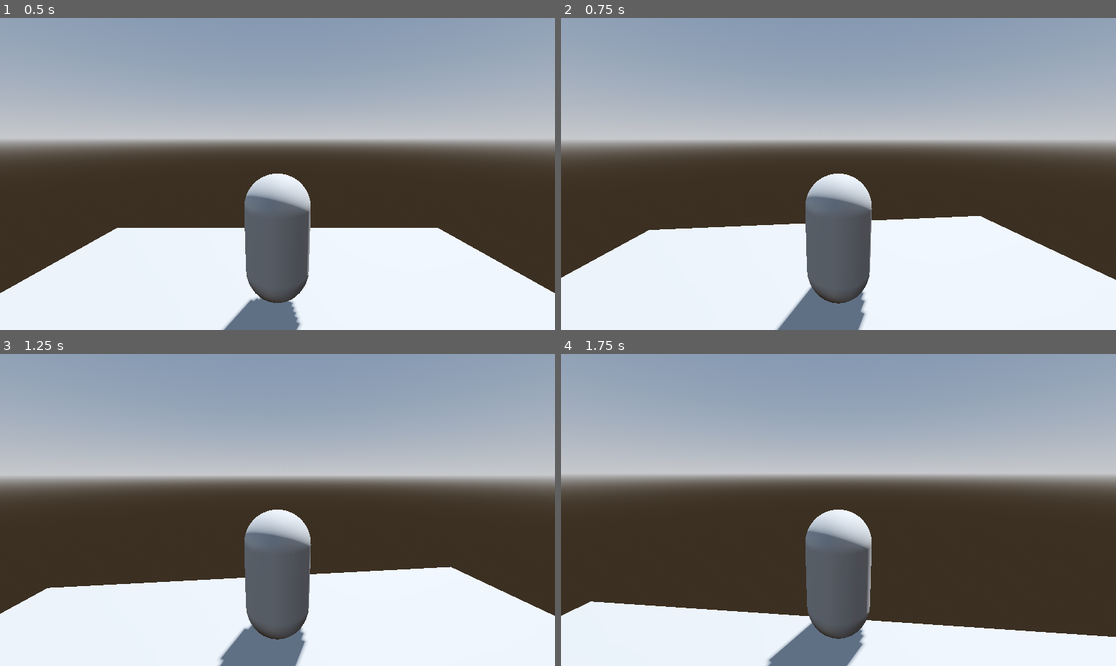
Above: before the commit, frames 1-4 (two rows, left to right).
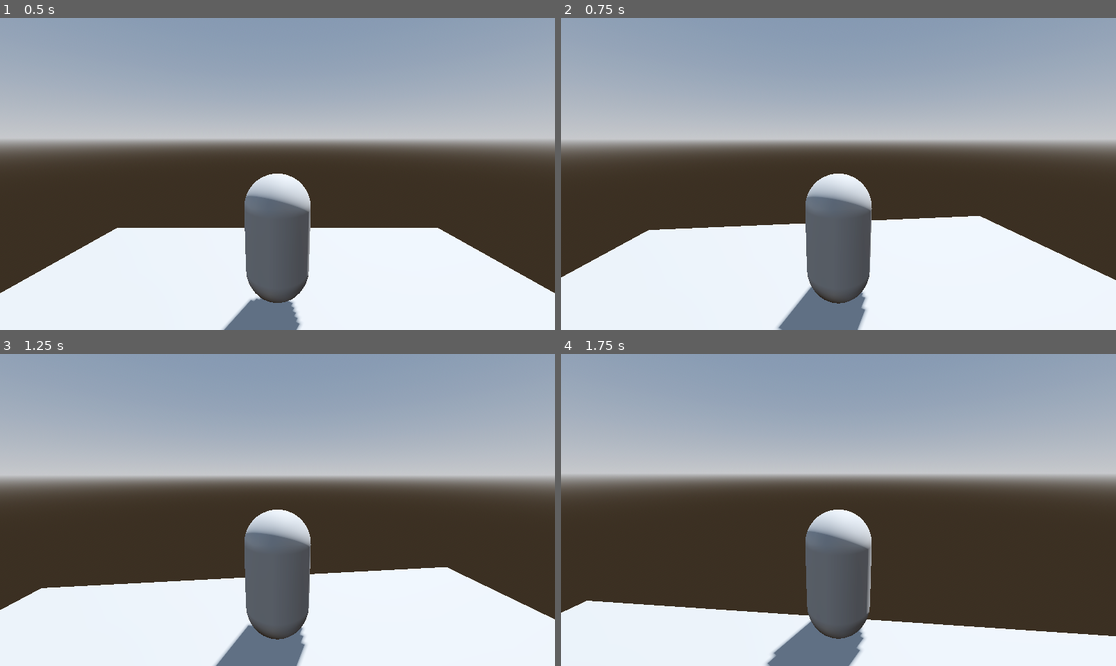
Above: after the commit, the same moments.

Repository: echoEscape/obsidian
Game: Godot game, scene res://game.tscn
Two runs of this game, one before a commit and one after it. Both use one fixed random seed, a clock stepped at 60 frames per second and the inputs below. The project has no main scene, so this scene is started directly.
Inputs (mouse positions are in pixels of both pictures, inside the frame that each line leads up to):
- Up to frame 1 (0.5 s): no input
- Up to frame 2 (0.75 s): move the mouse to (866, 174) at 0.52 s; hold W (move_forward) from 0.53 s (still down)
- Up to frame 3 (1.25 s): keep holding W (move_forward)
- Up to frame 4 (1.75 s): keep holding W (move_forward); move the mouse to (810, 510) at 1.27 s

Frame 1 is identical in both runs. In frame 2, 0.1% of the frame differs, in the area x 0-100%, y 63-100%; in frame 3, 0.4%; in frame 4, 0.4%, in the area x 0-100%, y 79-100%.

Commit message:
Turn character with camera for WASD by using basis

Diff:
--- a/scr_char_rigid_test.gd
+++ b/scr_char_rigid_test.gd
@@ -3,6 +3,9 @@
 var mouse_sensitivity := 0.001
 var twist_input := 0.0
 var pitch_input := 0.0
+
+@onready var onr_twist_pivot := $TwistPivot
+@onready var onr_pitch_pivot := $TwistPivot/PitchPivot
 
 # Called when the node enters the scene tree for the first time.
 func _ready():
@@ -15,19 +18,18 @@
 	input.x = Input.get_axis("move_left", "move_right")
 	input.z = Input.get_axis("move_forward", "move_backward")
 
-	apply_central_force(input * 1200.0 * delta)
+	#Use Basis of Camera to move character with camera for WASD adjusting to where camera is looking
+	apply_central_force(onr_twist_pivot.basis * input * 1200.0 * delta)
 
 	if Input.is_action_just_pressed("ui_cancel"):
 		Input.set_mouse_mode(Input.MOUSE_MODE_VISIBLE)
 
-	$TwistPivot.rotate_y(twist_input )
-	$TwistPivot/PitchPivot.rotate_x(pitch_input)
+	onr_twist_pivot.rotate_y(twist_input )
+	onr_pitch_pivot.rotate_x(pitch_input)
 	#Limit rotation amount
-	$TwistPivot/PitchPivot.rotation.x = clamp(
-		$TwistPivot/PitchPivot.rotation.x,
-		-0.5,
-		0.5
-	)
+	onr_pitch_pivot.rotation.x = clamp(onr_pitch_pivot.rotation.x,
+	deg_to_rad(-30),
+	deg_to_rad(30))
 	#Stop camera movement when you stop the mouse movement
 	twist_input = 0.0
 	pitch_input = 0.0
